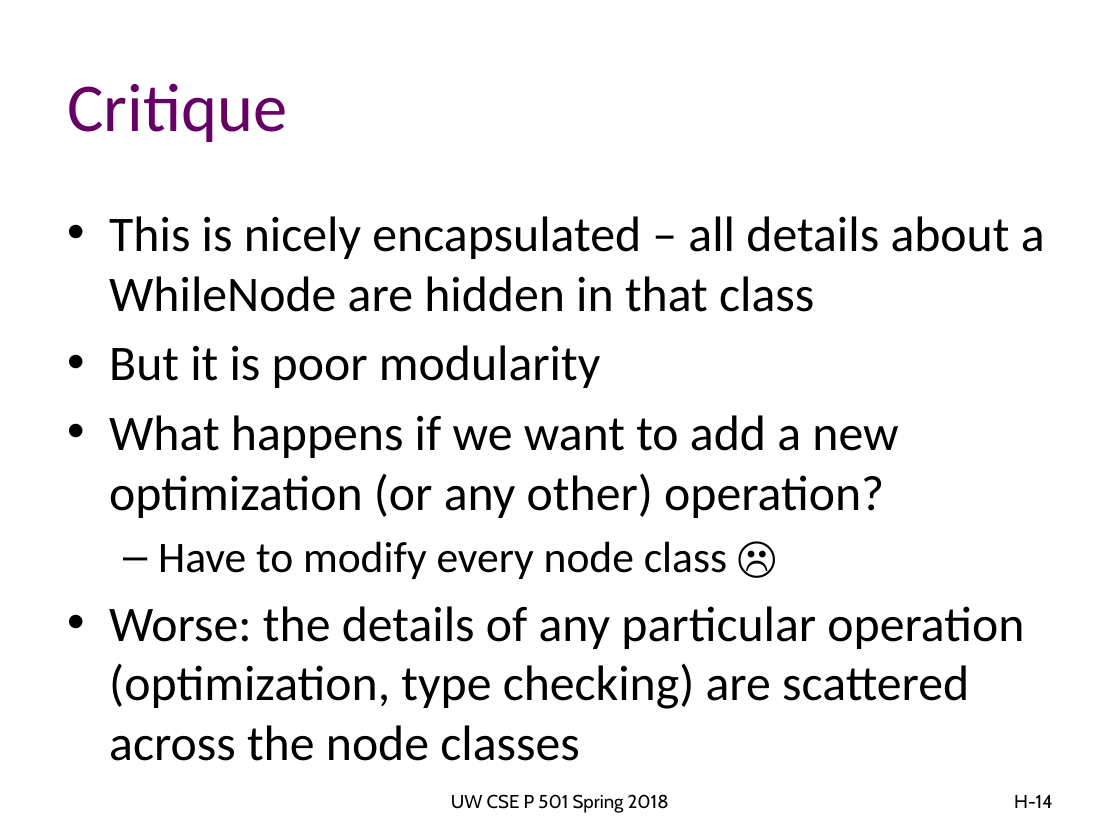
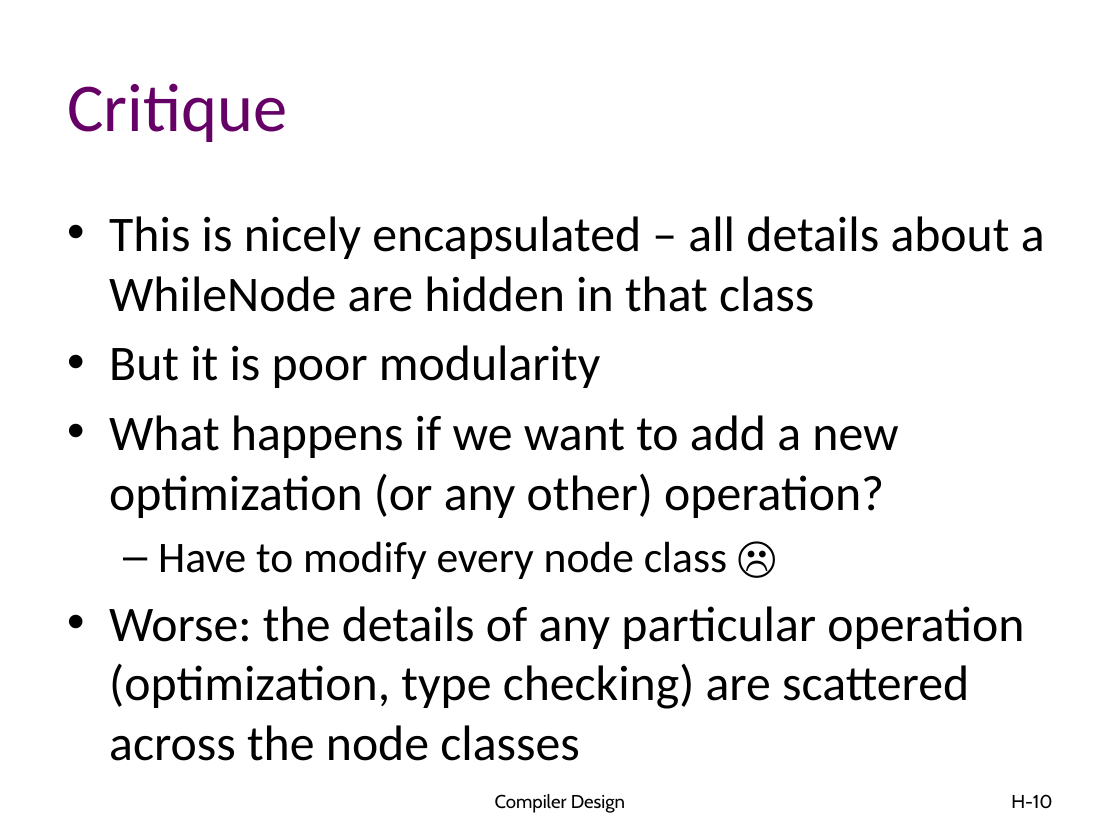
Before and after one commit to atu-se/atu.innomadic.com, a slide deck: slide 10 of courses/compilers/lectures/H-ASTs.pptx (slide 14 before the commit). Drawn at 1120x840 pixels with LibreOffice and Linux fonts; fonts in the diff are those of the drawing. Boxes give left, top, right and bottom in pixels: in the first picture for what was removed or moved away, otherwise in the second. Text is boxed around its words. In the diff, an @@ line names an element or a change of style, - is before the commit and + after.

```diff
--- a/courses/compilers/lectures/H-ASTs.pptx
+++ b/courses/compilers/lectures/H-ASTs.pptx
@@ text at <box>495,794,625,813</box>: text changed @@
-UW CSE P 501 Spring 2018
+Compiler Design
@@ page number at <box>1011,794,1052,809</box>: text changed @@
-H-14
+H-10
```
Also in this commit, not shown: 25 other slides changed, 4 slides removed, 1 other file.
